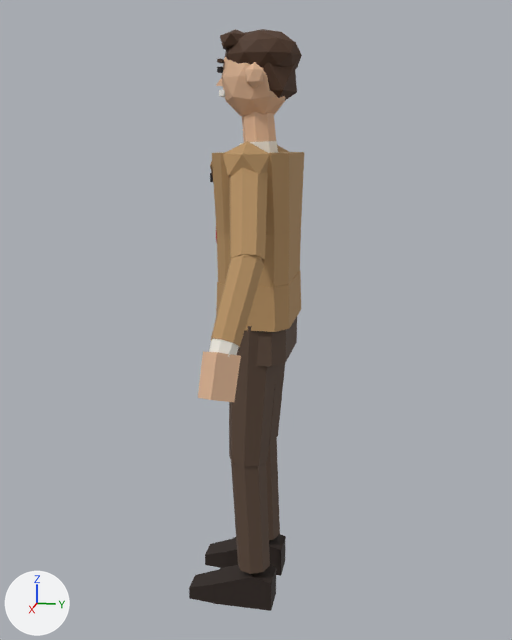
The glTF model public/assets/fighters/dale.glb: old version first, new version second.
Rendered twice from a 50 mm lens placed at (2.145, 0.414, 1.475), pointed at (-0.01, -0.017, 0.936). The lights are fixed; the arrows at lower left show +X, +Y and +Z. The picture after the commit comes second.

Names of what the first picture shows: 'dale_body'.
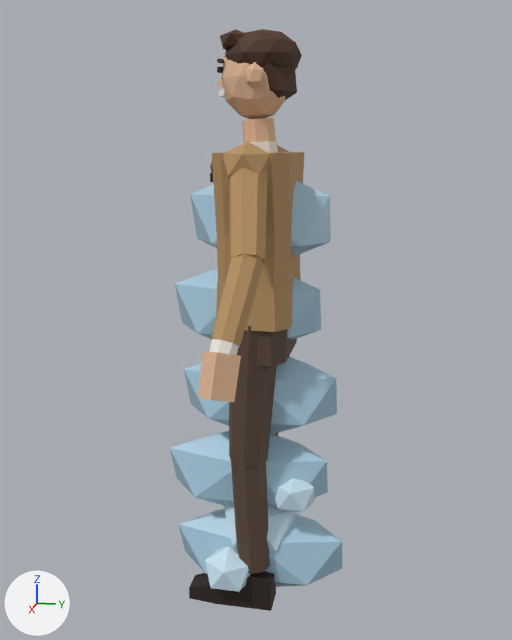
Changed parts and their boxes (x1, y1, x2, y2) in the pictures (512 x 640 px):
'fx_cold_front', added (blue)
    after: (170, 181, 343, 587)
'fx_hail', added (blue)
    after: (205, 478, 315, 592)

The change, as a list of edits to the scene's bpy script:
```text
Add me_fx_hail:
    me_fx_hail.from_pydata(...)  # an icosphere of 20 faces spanning x -0.125..0.125, y -0.119..0.119, z 0.124..0.376; an icosphere of 20 faces spanning x 0.04..0.2, y -0.157..-0.003, z 0.039..0.201; an icosphere of 20 faces spanning x -0.219..-0.041, y -0.035..0.135, z 0.05..0.23; an icosphere of 20 faces spanning x -0.022..0.122, y 0.052..0.188, z 0.308..0.452; an icosphere of 20 faces spanning x -0.123..0.003, y -0.19..-0.07, z 0.337..0.463
    me_fx_hail.materials.append(mat_props)
Add me_fx_cold_front:
    me_fx_cold_front.from_pydata(...)  # an icosphere of 20 faces spanning x -0.107..0.107, y -0.281..0.281, z -0.02..0.3; an icosphere of 20 faces spanning x -0.107..0.107, y -0.304..0.224, z 0.26..0.58; an icosphere of 20 faces spanning x -0.107..0.107, y -0.247..0.247, z 0.54..0.86; an icosphere of 20 faces spanning x -0.107..0.107, y -0.27..0.19, z 0.82..1.14; an icosphere of 20 faces spanning x -0.107..0.107, y -0.213..0.213, z 1.1..1.42
    me_fx_cold_front.materials.append(mat_props)
Add ob_fx_hail:
    ob_fx_hail = bpy.data.objects.new('fx_hail', me_fx_hail)
    ob_fx_hail.location = (0.0, 0.0, 0.0)
Add ob_fx_cold_front:
    ob_fx_cold_front = bpy.data.objects.new('fx_cold_front', me_fx_cold_front)
    ob_fx_cold_front.location = (0.0, 0.0, 0.0)
```
